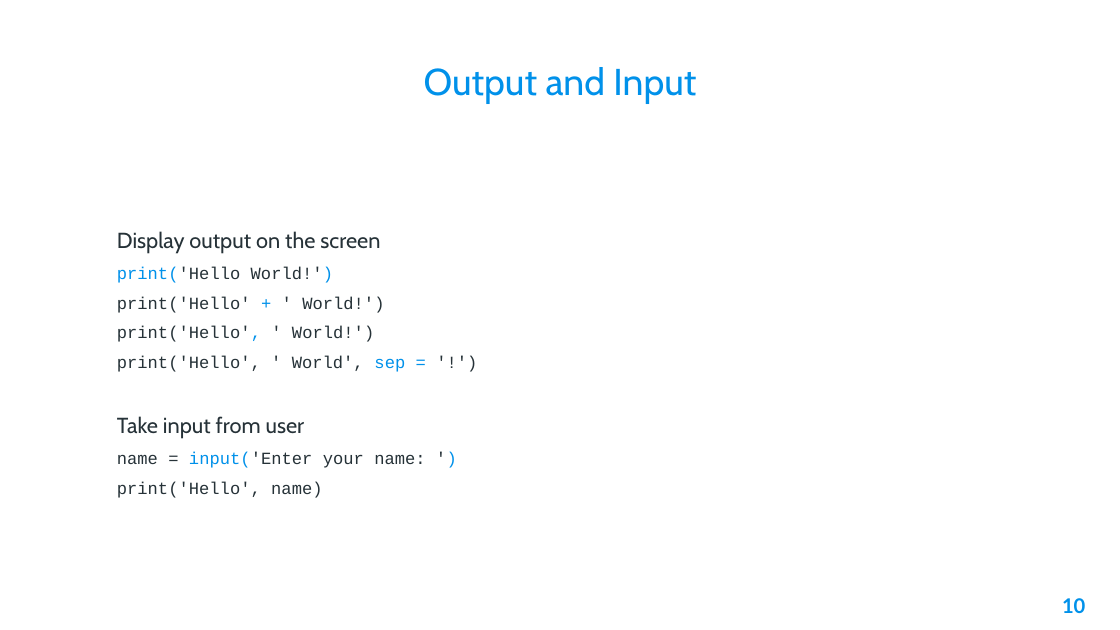
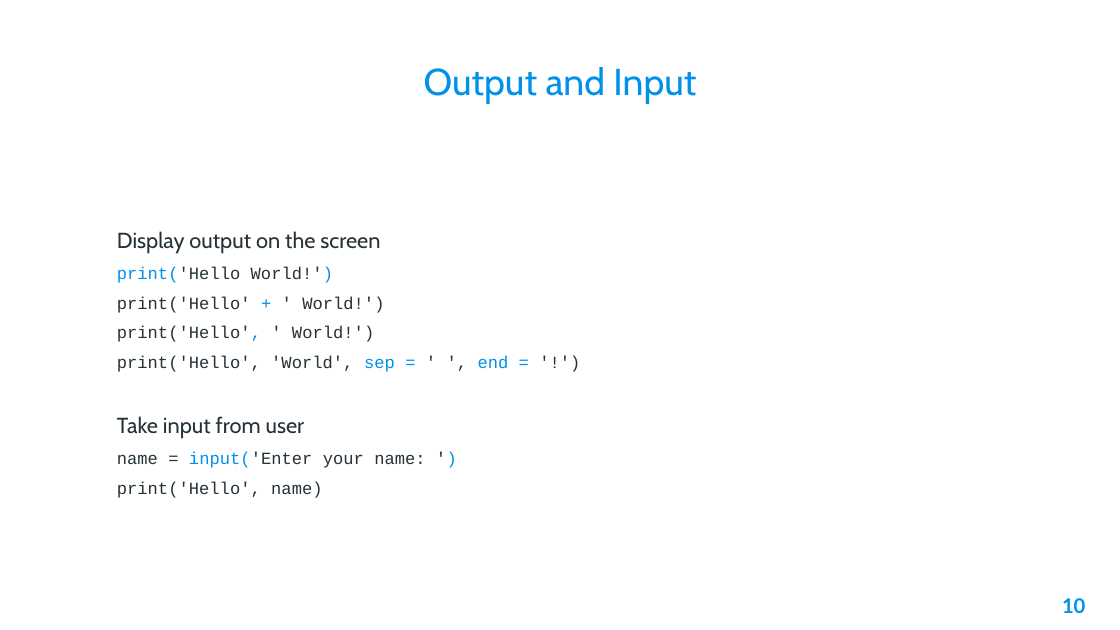
Before and after one commit to AleeRezaa/learn-python, a slide deck: slide 10 of Python.pptx. Drawn at 1120x630 pixels with LibreOffice and Linux fonts; fonts in the diff are those of the drawing; background and template pictures are left out. Boxes give left, top, right and bottom in pixels: in the first picture for what was removed or moved away, otherwise in the second. Text is boxed around its words. In the diff, an @@ line names an element or a change of style, - is before the commit and + after.

```diff
--- a/Python.pptx
+++ b/Python.pptx
@@ text at (117,356,509,372): text changed @@
-print('Hello', ' World', sep = '!')
+print('Hello', 'World', sep = ' ', end = '!')
```
Also in this commit, not shown: 7 other slides changed, 3 slides added, 1 slide removed, 1 other file.
